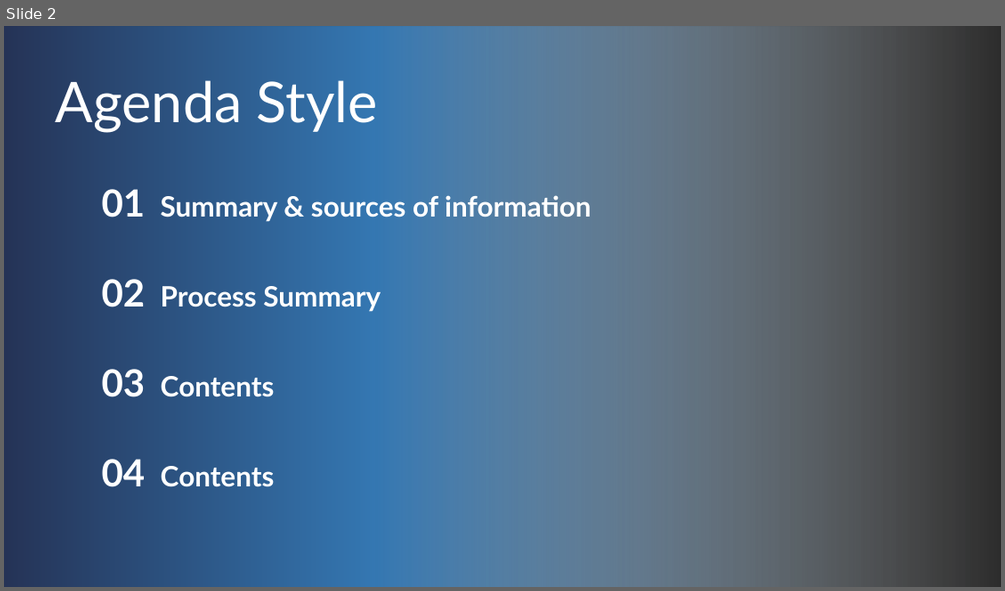
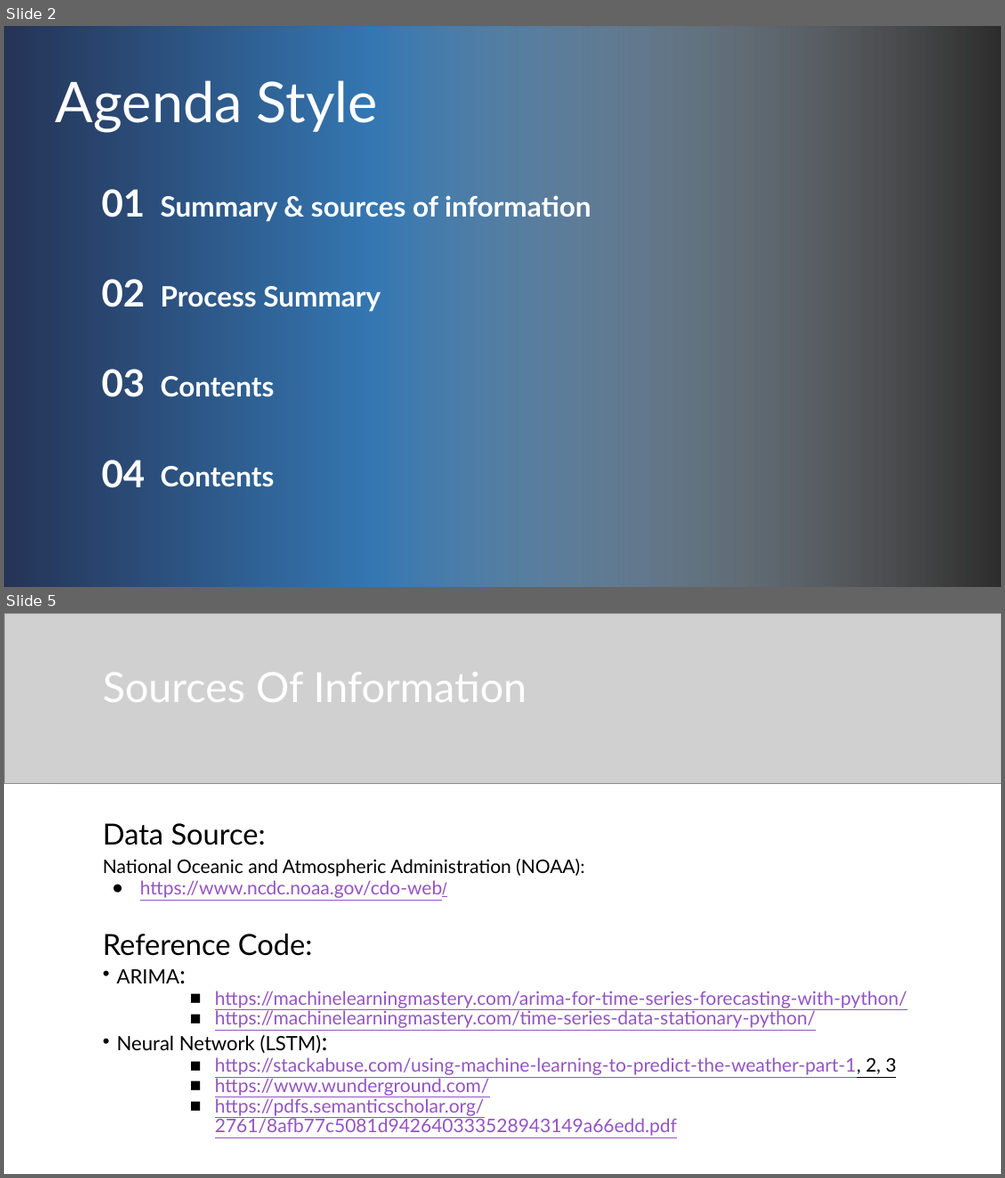
Before and after one commit to stephen823/New-York-Weather-Forcast-base-on-Machine-Learning, a slide deck: Final Project - Draft report.pptx. Shown one above the other, each under a label of ours: slide 2 before the commit, slides 2 and 5 after it; the slides between them are not shown. The pictures are 1005x591 and 1005x1178 pixels, drawn with LibreOffice and Linux fonts; fonts in the diff are those of the drawing; grey boxes stand for pictures; background and template pictures are left out; a plain dark background stands for a picture behind light text. Boxes give left, top, right and bottom in pixels: in the first picture for what was removed or moved away, otherwise in the second. Text is boxed around its words. In the diff, an @@ line names an element or a change of style, - is before the commit and + after.

```diff
--- a/Final Project - Draft report.pptx
+++ b/Final Project - Draft report.pptx
@@ slide 5 added at bbox=[4, 613, 1001, 1174], background #FFFFFF @@
@@ picture added at bbox=[4, 613, 1001, 784] @@
@@ rectangle added at bbox=[49, 613, 963, 779], fill #FFFFFF, outline #E1E5F4 0.75 pt @@
@@ rectangle added at bbox=[50, 613, 963, 778], fill #FFFFFF @@
@@ title added at bbox=[103, 672, 527, 702], 40 pt, text #FFFFFF @@
+Sources Of Information
@@ text added at bbox=[103, 823, 907, 1135], 18 pt, text #9454C3, underline @@
+Data Source:
+National Oceanic and Atmospheric Administration (NOAA):
+● https://www.ncdc.noaa.gov/cdo-web/
+Reference Code:
+  • ARIMA:
+    ■ https://machinelearningmastery.com/arima-for-time-series-forecasting-with-python/
+    ■ https://machinelearningmastery.com/time-series-data-stationary-python/
+  • Neural Network (LSTM):
+    ■ https://stackabuse.com/using-machine-learning-to-predict-the-weather-part-1, 2, 3
+    ■ https://www.wunderground.com/
+    ■ https://pdfs.semanticscholar.org/2761/8afb77c5081d942640333528943149a66edd.pdf
```
Also in this commit, not shown: 5 slides changed, 6 other slides added, 2 slides removed, 1 other file.
